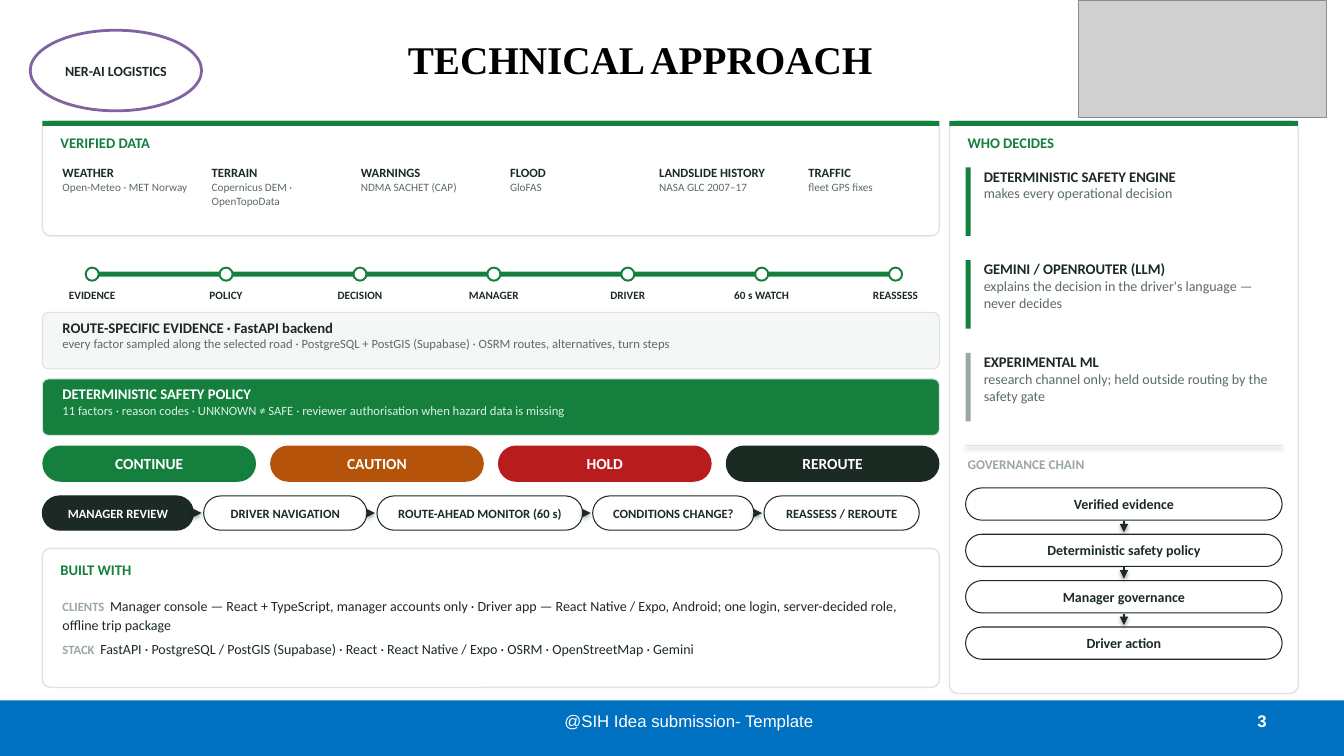
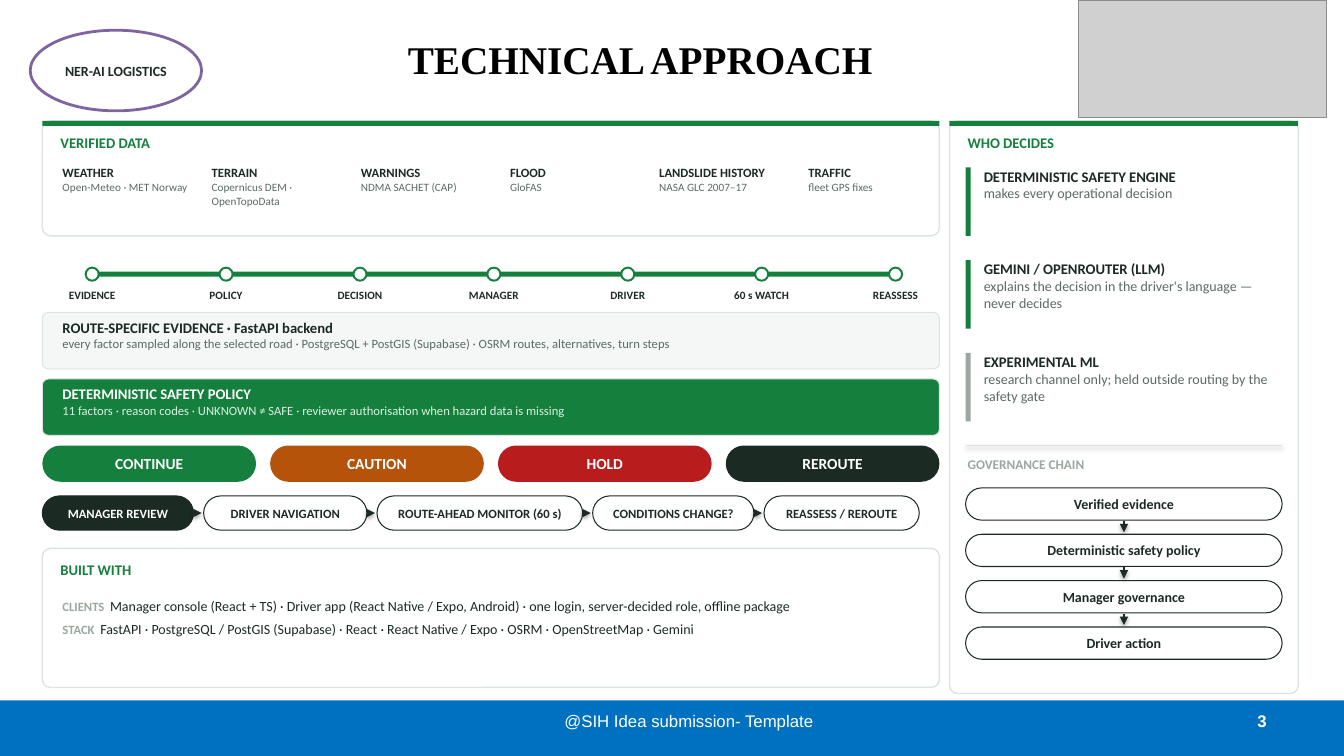
Before and after one commit to nxtlucifer/ner-ai-logistics, a slide deck: slide 3 of docs/submission/variants/RASTA_AI_SIH26002_TEAM17_V05_CORRIDOR.pptx. Drawn at 1344x756 pixels with LibreOffice and Linux fonts; fonts in the diff are those of the drawing; grey boxes stand for pictures. Boxes give left, top, right and bottom in pixels: in the first picture for what was removed or moved away, otherwise in the second. Text is boxed around its words. In the diff, an @@ line names an element or a change of style, - is before the commit and + after.

```diff
--- a/docs/submission/variants/RASTA_AI_SIH26002_TEAM17_V05_CORRIDOR.pptx
+++ b/docs/submission/variants/RASTA_AI_SIH26002_TEAM17_V05_CORRIDOR.pptx
@@ text at (62, 601, 790, 614): text changed @@
-CLIENTS Manager console — React + TypeScript, manager accounts only · Driver app — React Native / Expo, Android; one login, server-decided role, offline trip package
+CLIENTS Manager console (React + TS) · Driver app (React Native / Expo, Android) · one login, server-decided role, offline package
```
Also in this commit, not shown: 4 other slides changed, 50 other files.
